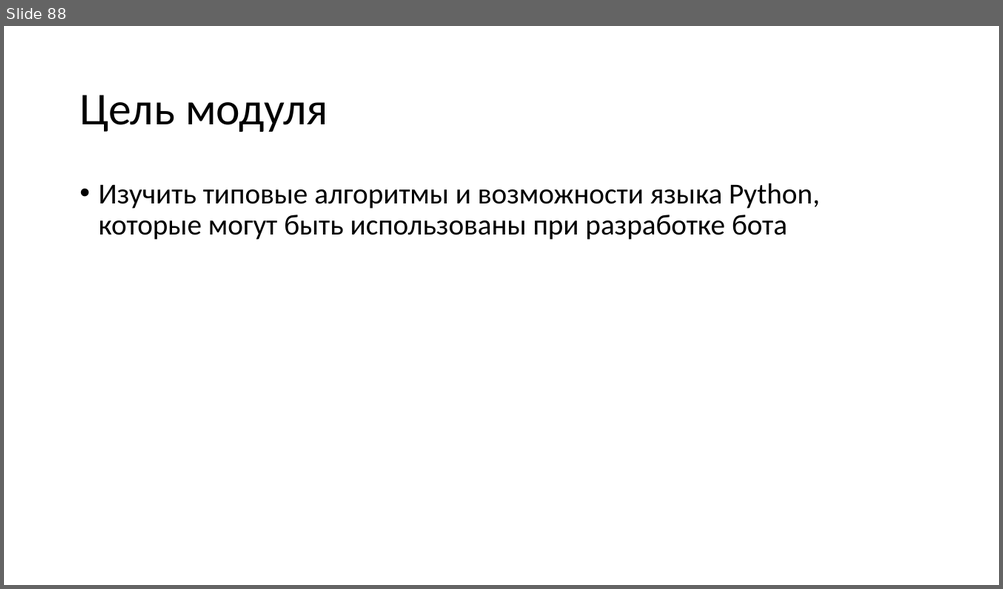
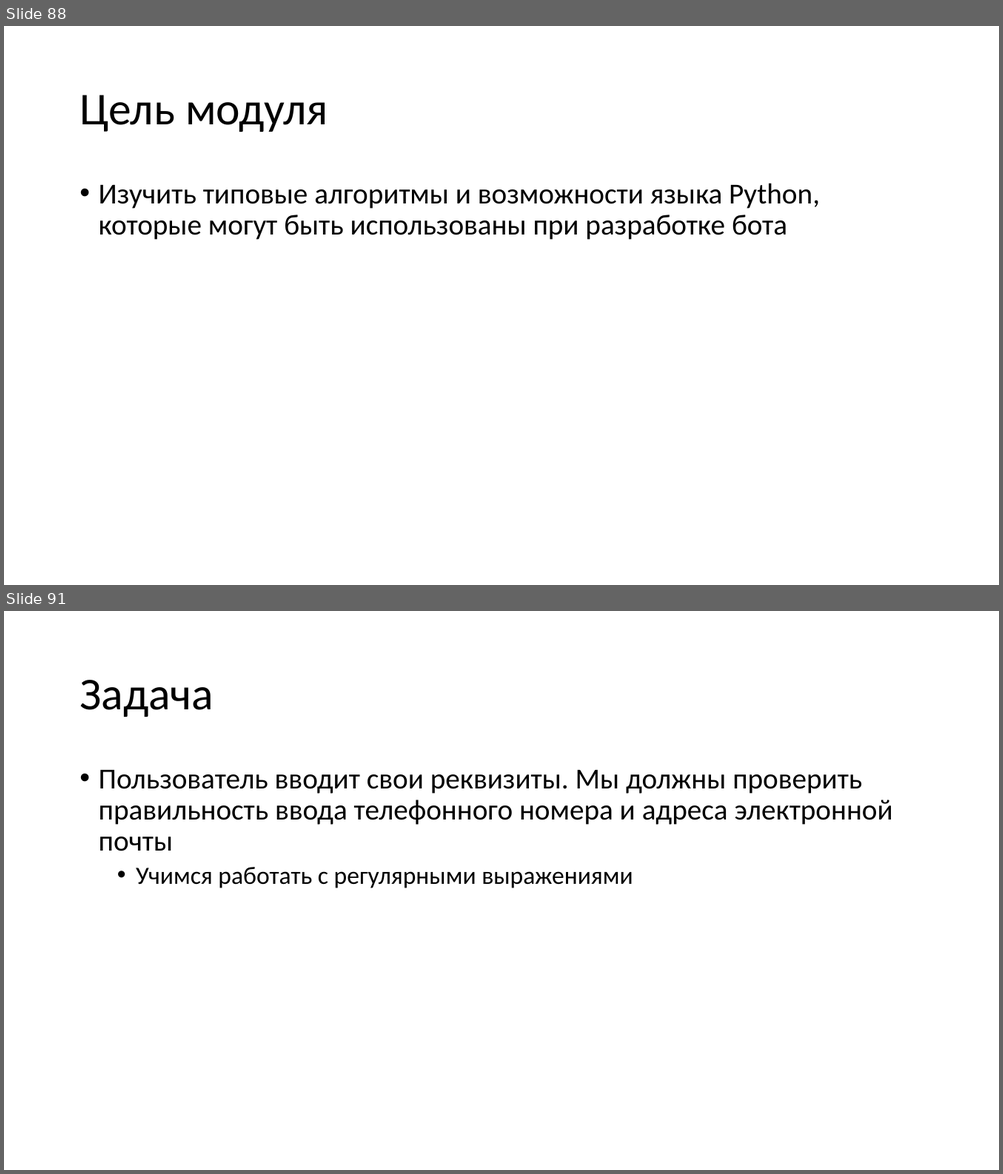
Before and after one commit to paveltsytovich/telegram-course, a slide deck: Presentation/Разработка ботов для телеграмм на Python.pptx. Shown one above the other, each under a label of ours: slide 88 before the commit, slides 88 and 91 after it; the slides between them are not shown. The pictures are 1003x589 and 1003x1174 pixels, drawn with LibreOffice and Linux fonts; fonts in the diff are those of the drawing. Boxes give left, top, right and bottom in pixels: in the first picture for what was removed or moved away, otherwise in the second. Text is boxed around its words. In the diff, an @@ line names an element or a change of style, - is before the commit and + after.

```diff
--- a/Presentation/Разработка ботов для телеграмм на Python.pptx
+++ b/Presentation/Разработка ботов для телеграмм на Python.pptx
@@ slide 91 added at [4, 611, 999, 1170], background #FFFFFF @@
@@ title added at [79, 680, 213, 717], 44 pt, text #000000 @@
+Задача
@@ text added at [99, 770, 893, 889], 28 pt, text #000000 @@
+• Пользователь вводит свои реквизиты. Мы должны проверить правильность ввода телефонного номера и адреса электронной почты
+  • Учимся работать с регулярными выражениями
```
Also in this commit, not shown: 2 slides changed, 2 other slides added.
